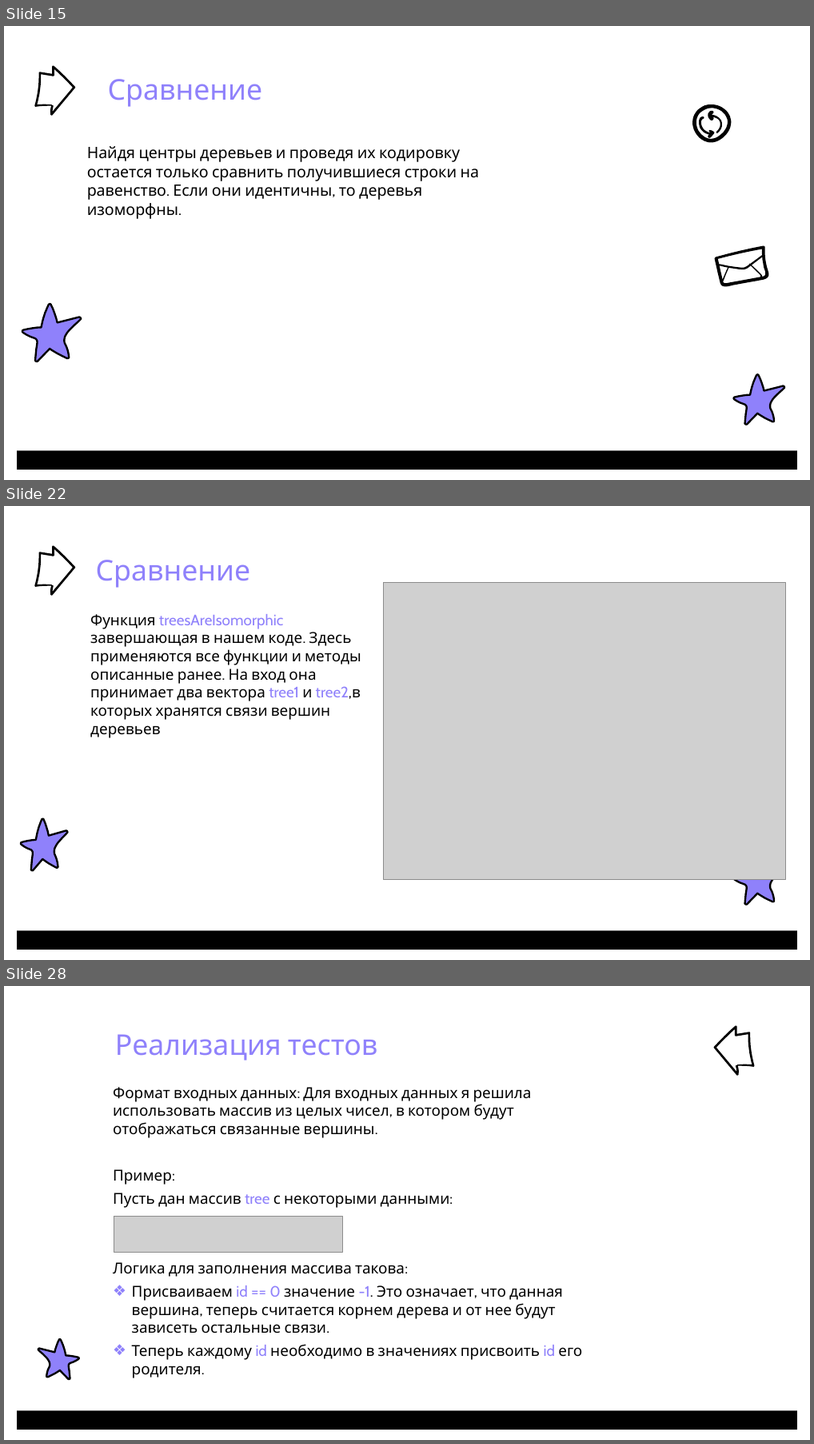
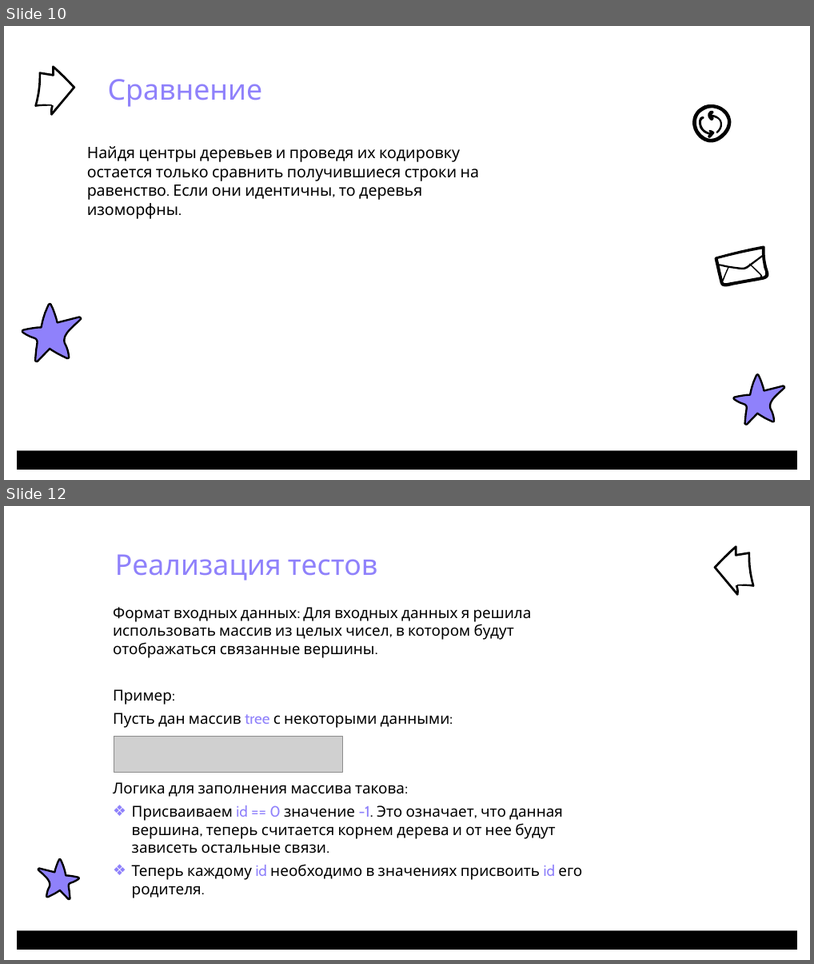
Before and after one commit to PufMe/isomorphic, a slide deck: docs/Изоморфизм деревьев_ПоповаС.О..pptx. Shown one above the other, each under a label of ours: slides 15, 22 and 28 before the commit, slides 10 and 12 after it; the slides between them are not shown. The pictures are 814x1444 and 814x964 pixels, drawn with LibreOffice and Linux fonts; fonts in the diff are those of the drawing; grey boxes stand for pictures; background and template pictures are left out. Boxes give left, top, right and bottom in pixels: in the first picture for what was removed or moved away, otherwise in the second. Text is boxed around its words. In the diff, an @@ line names an element or a change of style, - is before the commit and + after.

```diff
--- a/docs/Изоморфизм деревьев_ПоповаС.О..pptx
+++ b/docs/Изоморфизм деревьев_ПоповаС.О..pptx
@@ slide 22 removed at (4,506,810,960), background #FFFFFF; not listed: 3 template elements that a slide beside it also shows @@
@@ text removed at (96,560,250,588) @@
-Сравнение
@@ picture removed at (383,583,786,880) @@
@@ text removed at (90,614,362,738) @@
-Функция treesAreIsomorphic завершающая в нашем коде. Здесь применяются все функции и методы описанные ранее. На вход она принимает два вектора tree1 и tree2,в которых хранятся связи вершин деревьев
@@ freeform shape removed at (21,819,67,870) @@
@@ what was slide 15 is now slide 10 @@
@@ what was slide 28 is now slide 12 @@
```
Also in this commit, not shown: 6 slides changed, 4 slides added, 21 other slides removed, 1 other file.
